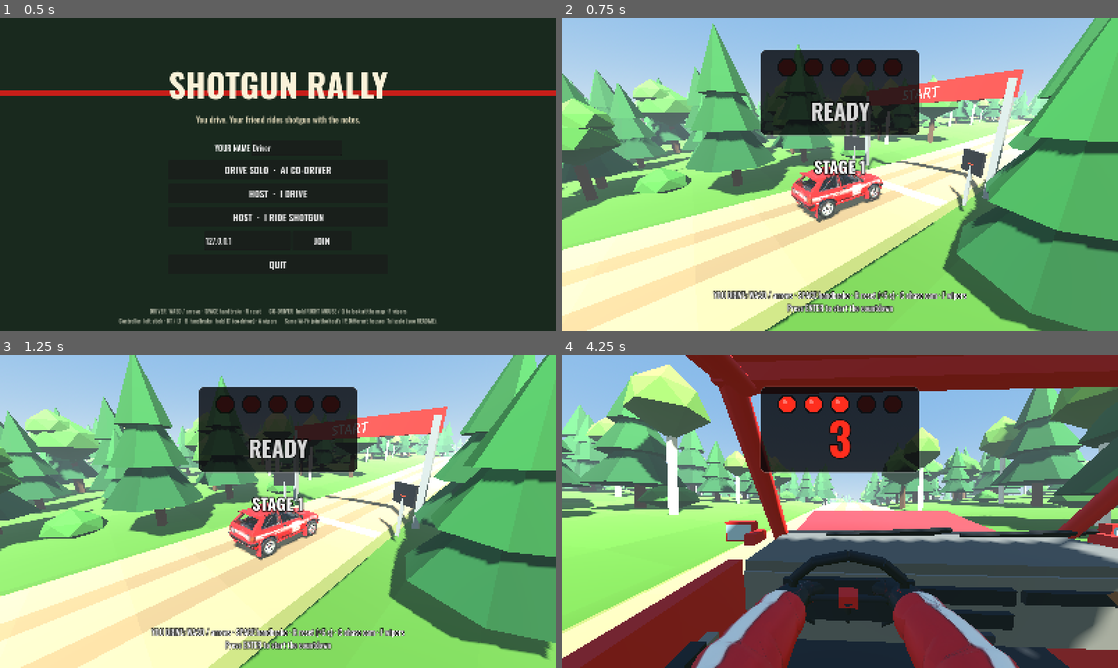
Above: before the commit, frames 1-4 (two rows, left to right).
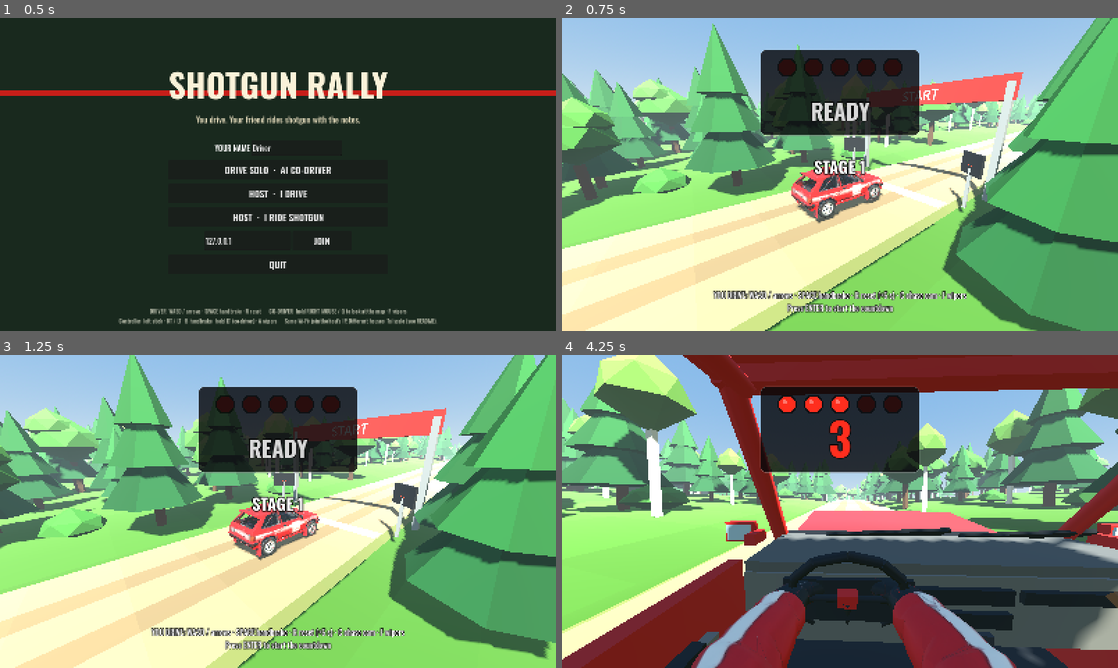
Above: after the commit, the same moments.

Repository: pbelfand-dot/Stock-multiplay-game
Game: Godot game, scene res://scenes/main.tscn
The game is run twice, just before and just after one commit, with the same random seed, the same clock (stepped at 60 frames per second) and the same inputs.
Inputs (mouse positions are in pixels of both pictures, inside the frame that each line leads up to):
- Up to frame 1 (0.5 s): no input
- Up to frame 2 (0.75 s): click "DRIVE SOLO · AI CO-DRIVER" at 0.5 s
- Up to frame 3 (1.25 s): no input
- Up to frame 4 (4.25 s): tap Enter (ready) at 1.25, 3.6 s; move the mouse to (867, 511) at 1.27 s; hold W (throttle) 1.28-2.03 s; hold Up from 1.28 s (still down); move the mouse to (812, 511) at 2.02 s; tap C (camera) at 2.1 s; tap W (throttle) at 2.3, 3.05, 3.8 s; move the mouse to (851, 505) at 2.77 s; hold Q (read_notes) 2.78-3.53 s; move the mouse to (834, 517) at 3.52 s

Frame 1 is identical in both runs. In frame 2, 6.0% of the frame differs, in the area x 0-100%, y 0-100%; in frame 3, 5.8%; in frame 4, 19%.

Commit message:
SHOTGUN RALLY: grippier car, no more bouncing (and stages a car can land)
"Make the steering grippier, I feel like I'm bouncing a lot." Measured with a
new tests/ride_check.gd (the autopilot drives a stage; RMS vertical
acceleration at the driver's eye, the hardest jolt): 8.5-11 m/s^2 RMS at the
eye, landings up to 25 g. Causes, each fixed:
- The road is flat 2 m panels; the suspension felt every joint on a hill
  (~9 Hz at 65 km/h). The tyre now has give: it passes steps in the ground on
  to the spring over ~35 ms.
- Dampers were 0.44 of critical, the same both ways: now 3000 bump / 4200
  rebound N/(m/s), so it settles instead of bouncing.
- The bump stop was a wall (8x the spring, 0.29 m in): now progressive and
  hydraulic from 0.24 m.
- Stages had 31 % grades with crests on top: a crest on a steep drop threw the
  car 7 m down onto the flat at 110 km/h. Grade now capped at 16 % (and
  smoothed), gentler hills, crests have a longer landing side (3x for jumps)
  and jumps a less sharp kicker. stage_check's slope limit: 0.45 -> 0.17.
- The camera snapped 5 cm down on any vertical jolt, up or down: now the head
  sits on a soft neck (spring-damper, ~3 Hz) and the landing shake is smaller.
- locate() jumped along the road in 2 m steps (it projected onto the wrong
  segment behind the nearest point), which jerked the autopilot's steering.

Ride: stage 3 8.6 -> 4.0 m/s^2 RMS, hardest 19.6 g -> 8.3 g; stage 7 6.4 -> 1.5;
stage 15 ~12 -> 3.2, hardest 25 g -> 4.4 g. Ride checks join run_all.sh.

Grip: gravel mu 0.95 -> 1.1, peak slip 0.17 -> 0.14 rad (sharper response),
steering builds faster on keys: full steering now 0.95-0.96 g (was 0.85),
lift-off turn-in 42 deg, handbrake turn 76 deg. Autopilot stage times
126-143 s with no resets (were 136-149 s with resets).

Co-Authored-By: Claude Opus 5.5 <noreply@anthropic.com>
Claude-Session: https://claude.ai/code/session_01NXYqac7qKp55iHA8gZ85EC

Diff:
--- a/shotgun-rally/scripts/stage/stage_gen.gd
+++ b/shotgun-rally/scripts/stage/stage_gen.gd
@@ -14,6 +14,7 @@
 ## Same seed -> same stage on every machine (host and co-driver build their own).
 
 const STEP := 2.0
+const MAX_GRADE := 0.16         # steepest the road gets (16 %)
 const ROAD_W := 5.6             # gravel width (m)
 const START_S := 40.0           # the car waits here (start line)
 const FINISH_BACK := 110.0      # flying finish this far before the end of the road
@@ -189,8 +190,8 @@
 
 func _make_elevation() -> void:
 	_hills = [
-		[_rng.randf_range(3.0, 7.0), _rng.randf_range(260, 480), _rng.randf() * TAU],
-		[_rng.randf_range(1.5, 3.5), _rng.randf_range(110, 200), _rng.randf() * TAU],
+		[_rng.randf_range(2.5, 5.0), _rng.randf_range(320, 520), _rng.randf() * TAU],
+		[_rng.randf_range(1.0, 2.2), _rng.randf_range(150, 240), _rng.randf() * TAU],
 	]
 	# crests every 180-380 m; on a long-enough straight some are JUMPS (sharper, taller)
 	crests.clear()
@@ -199,10 +200,28 @@
 		var straight := _straight_room(s)
 		var jump := straight > 70.0 and _rng.randf() < 0.45
 		crests.append({"s": s, "h": _rng.randf_range(1.6, 2.4) if jump else _rng.randf_range(1.0, 1.8),
-			"w": _rng.randf_range(9.0, 12.0) if jump else _rng.randf_range(16.0, 26.0), "jump": jump})
+			"w": _rng.randf_range(13.0, 17.0) if jump else _rng.randf_range(16.0, 26.0), "jump": jump})
 		s += _rng.randf_range(180.0, 380.0)
 	for i in pts.size():
 		pts[i].y = height_at(i * STEP)
+	_limit_grade()
+
+
+## No steeper than MAX_GRADE either way (a gravel road, not a ski jump: a crest on top
+## of a steep drop used to throw the car 7 m down onto the flat at 110 km/h), then
+## round the corners that leaves so the brows and dips stay smooth.
+func _limit_grade() -> void:
+	var step_max := MAX_GRADE * STEP
+	for i in range(1, pts.size()):
+		pts[i].y = clampf(pts[i].y, pts[i - 1].y - step_max, pts[i - 1].y + step_max)
+	for i in range(pts.size() - 2, -1, -1):
+		pts[i].y = clampf(pts[i].y, pts[i + 1].y - step_max, pts[i + 1].y + step_max)
+	for _pass in 3:
+		var ys := PackedFloat32Array()
+		for p in pts:
+			ys.append(p.y)
+		for i in range(1, pts.size() - 1):
+			pts[i].y = (ys[i - 1] + ys[i] * 2.0 + ys[i + 1]) * 0.25
 
 
 ## Elevation of the road at s (m): two rolling hills plus the crests, flat at the start and finish.
@@ -211,9 +230,13 @@
 	for hl in _hills:
 		y += hl[0] * sin(s / hl[1] * TAU + hl[2])
 	for c in crests:
-		var u: float = (s - c.s) / c.w
+		# a smooth bump, sharp enough to hide what's behind; its far side is longer and
+		# gentler (a landing slope: 3x for a jump), so you come down onto road going down
+		# with you, not into the dip after it
+		var back: float = c.w * (3.0 if c.jump else 1.6)
+		var u: float = (s - c.s) / (c.w if s < c.s else back)
 		if absf(u) < 1.0:
-			y += c.h * 0.5 * (1.0 + cos(u * PI))      # a smooth bump, sharp enough to hide what's behind
+			y += c.h * 0.5 * (1.0 + cos(u * PI))
 	var flat := smoothstep(0.0, 120.0, s) * smoothstep(length, finish_s - 20.0, s)
 	return y * flat
 
@@ -347,12 +370,21 @@
 		if d2 < best_d2:
 			best_d2 = d2
 			best = i
-	# project onto the segment best..best+1
+	# project onto the segment best..best+1, or best-1..best if the point is behind
+	# best (otherwise s sticks at best's value for a while: it moved in 2 m jerks)
 	var a := pts[best]
 	var b := pts[best + 1]
 	var ab := Vector2(b.x - a.x, b.z - a.z)
 	var ap := Vector2(p.x - a.x, p.z - a.z)
-	var t := clampf(ap.dot(ab) / maxf(ab.length_squared(), 1e-6), 0.0, 1.0)
+	var t := ap.dot(ab) / maxf(ab.length_squared(), 1e-6)
+	if t < 0.0 and best > 0:
+		best -= 1
+		a = pts[best]
+		b = pts[best + 1]
+		ab = Vector2(b.x - a.x, b.z - a.z)
+		ap = Vector2(p.x - a.x, p.z - a.z)
+		t = ap.dot(ab) / maxf(ab.length_squared(), 1e-6)
+	t = clampf(t, 0.0, 1.0)
 	var s := (best + t) * STEP
 	var side := right_at(s)
 	var on := a.lerp(b, t)
--- a/shotgun-rally/scripts/vehicle/rally_car.gd
+++ b/shotgun-rally/scripts/vehicle/rally_car.gd
@@ -38,8 +38,12 @@
 const REST := 0.36                 # spring travel (m)
 const RADIUS := 0.31               # tyre radius (m)
 const SPRING := 26000.0            # N/m per corner
-const DAMP := 2400.0               # N per m/s
-const BUMP_STOP := 0.29            # past this compression the bump stop takes over
+const DAMP := 3000.0               # N per m/s, the spring squashing (bump)
+const DAMP_REBOUND := 4200.0       # ... and stretching back (rebound): stiffer, so it settles instead of bouncing
+const BUMP_STOP := 0.24            # past this compression the (progressive, hydraulic) bump stop joins in
+const BUMP_RATE := 1.1e6           # N per m^2 past it: soft at first, firm deep in (lands jumps without a slam)
+const BUMP_DAMP := 5000.0          # N per m/s extra while on it, squashing (it soaks the landing up)
+const TYRE_GIVE := 0.035           # s: how quickly the tyre passes a step in the ground on to the spring
 const ANTI_ROLL_F := 7000.0        # N per m of left/right difference (more at the back: a car that turns)
 const ANTI_ROLL_R := 13000.0
 const CAR_MASS := 1150.0
@@ -53,15 +57,15 @@
 const DRAG := 0.46                 # N per (m/s)^2
 const ROLLING := 0.022             # rolling resistance, x the load
 const STEER_LOCK := 0.58           # front wheels at full lock (rad, 33 deg): parking speeds
-const STEER_RATE := 3.0            # how fast the front wheels can turn (rad/s, at the road)
-const KEY_ON := 4.5                # keys: steering builds this fast (full in ~0.2 s) ...
-const KEY_OFF := 7.0               # ... and comes back this fast
+const STEER_RATE := 4.0            # how fast the front wheels can turn (rad/s, at the road)
+const KEY_ON := 6.0                # keys: steering builds this fast (full in ~0.17 s) ...
+const KEY_OFF := 8.0               # ... and comes back this fast
 ## Tyres. Peak slip angle (rad) per surface: on loose gravel the tyre plows a
 ## little bank of stones, so it peaks later and fades more gently than on tarmac.
-const PEAK := {"gravel": 0.17, "dirt": 0.16, "grass": 0.19, "mud": 0.21, "tarmac": 0.105}
-const SLIP_PEAK := 0.17            # gravel (the autopilot and the HUD use it)
+const PEAK := {"gravel": 0.14, "dirt": 0.14, "grass": 0.17, "mud": 0.19, "tarmac": 0.1}
+const SLIP_PEAK := 0.14            # gravel (the autopilot and the HUD use it)
 const SHAPE_C := 1.35              # Magic Formula C: past the peak it fades slowly (94 % at 3x the peak, 85 % at most)
-const GRIP := {"gravel": 0.95, "dirt": 0.92, "grass": 0.62, "mud": 0.5, "tarmac": 1.15}
+const GRIP := {"gravel": 1.1, "dirt": 1.05, "grass": 0.7, "mud": 0.55, "tarmac": 1.25}
 const LOAD_SENS := 0.15            # mu drops 15 % per extra static load (a loaded tyre grips less per newton)
 const RELAX := 0.4                 # m: a tyre rolls this far before its side force catches up with a new slip angle
 const LOCKED_MU := 0.82            # a locked (handbraked) tyre slides at this much of its grip
@@ -271,7 +275,10 @@
 			hits.append({})
 			comp[k] = move_toward(comp[k], 0.0, dt * 2.0)
 			continue
-		var c: float = REST + RADIUS - mount.distance_to(h.position)
+		var raw: float = REST + RADIUS - mount.distance_to(h.position)
+		# the tyre's own give: it soaks up the little kinks in the road surface (the
+		# ground is flat panels; without this every joint is a jolt through the seat)
+		var c: float = raw if comp[k] <= 0.0 else lerpf(comp[k], raw, clampf(dt / TYRE_GIVE, 0.0, 1.0))
 		var surf: String = "gravel"
 		if h.collider and h.collider.has_meta("surface"):
 			surf = h.collider.get_meta("surface")
@@ -295,9 +302,10 @@
 			continue
 		var front: bool = WHEELS[k][2]
 		var mate := k ^ 1                                           # the other wheel on this axle
-		var fz: float = SPRING * h.c + DAMP * h.cv
+		var fz: float = SPRING * h.c + (DAMP if h.cv > 0.0 else DAMP_REBOUND) * h.cv
 		if h.c > BUMP_STOP:
-			fz += (h.c - BUMP_STOP) * SPRING * 8.0
+			var into: float = h.c - BUMP_STOP
+			fz += BUMP_RATE * into * into + (BUMP_DAMP * h.cv if h.cv > 0.0 else 0.0)
 		fz += (ANTI_ROLL_F if front else ANTI_ROLL_R) * (h.c - comp[mate]) if not hits[mate].is_empty() else 0.0
 		fz = maxf(fz, 0.0)
 		var n: Vector3 = h.n
--- a/shotgun-rally/scripts/vehicle/seat_cam.gd
+++ b/shotgun-rally/scripts/vehicle/seat_cam.gd
@@ -17,6 +17,8 @@
 const PITCH_MIN := -1.25
 const PITCH_MAX := 0.5
 const BOOK_LOOK := Vector2(0.06, -0.98)   # yaw, pitch that puts the map board in view
+const NECK_K := 380.0           # the neck's spring (1/s^2): ~3 Hz
+const NECK_C := 30.0            # ... and damping: it settles in a bob or two
 
 var car
 var seat := "driver"
@@ -33,6 +35,7 @@
 var _bump := 0.0
 var _orbit := 0.6               # rad around the car
 var _buzz_t := 0.0
+var _neck_v := 0.0
 var _chase_pos := Vector3.ZERO
 var _chase_ready := false
 
@@ -86,13 +89,19 @@
 	var look_yaw := lerpf(yaw, BOOK_LOOK.x, b)
 	var look_pitch := lerpf(pitch, BOOK_LOOK.y, b)
 
-	# g-forces: the head lags the car (car-local acceleration -> lean the other way)
+	# g-forces: the head lags the car (car-local acceleration -> lean the other way).
+	# Up and down it's a head on a neck: a soft spring that soaks up the hits and
+	# settles (it used to snap the view down on every jolt, which read as bouncing)
 	var xf: Transform3D = car.get_global_transform_interpolated()
-	var target := Vector3(-_acc_local.x * 0.0035, -absf(_acc_local.y) * 0.001, -_acc_local.z * 0.004)
-	target = target.clamp(Vector3(-0.07, -0.05, -0.07), Vector3(0.07, 0.03, 0.07))
-	_lean = _lean.lerp(target, clampf(dt * 8.0, 0.0, 1.0))
+	var target := Vector3(-_acc_local.x * 0.0035, 0.0, -_acc_local.z * 0.004)
+	target = target.clamp(Vector3(-0.07, 0.0, -0.07), Vector3(0.07, 0.0, 0.07))
+	_lean.x = lerpf(_lean.x, target.x, clampf(dt * 8.0, 0.0, 1.0))
+	_lean.z = lerpf(_lean.z, target.z, clampf(dt * 8.0, 0.0, 1.0))
+	var push := clampf(_acc_local.y, -40.0, 40.0) * 0.6        # how hard the seat moves under you
+	_neck_v += (-NECK_K * _lean.y - NECK_C * _neck_v - push) * dt
+	_lean.y = clampf(_lean.y + _neck_v * dt, -0.035, 0.025)
 	_bump = move_toward(_bump, 0.0, dt * 0.6)
-	var shake := Vector3(randf_range(-1, 1), randf_range(-1, 1), 0.0) * _bump * 0.02
+	var shake := Vector3(randf_range(-1, 1), randf_range(-1, 1), 0.0) * _bump * 0.008
 	# the gravel through the seat: a fine buzz that grows with speed (more off the road),
 	# and the view opens up a little when you're quick
 	var spd: float = car.linear_velocity.length()
--- /dev/null
+++ b/shotgun-rally/tests/ride_check.gd
@@ -0,0 +1,119 @@
+extends SceneTree
+## How much the car bounces: the autopilot drives a stage and this measures the
+## body's vertical motion (what you feel in the seat) after the first 5 s:
+##   * RMS vertical acceleration of the body (m/s^2) and of the driver's eye
+##   * RMS pitch and roll rate (deg/s)
+##   * the hardest single jolt (a landing), and how often it bounces up / down
+## (only while it's moving on the road: off the road is meant to be rough, a beached
+## car is put back on the road, like R, and the two seconds after that don't count)
+## Run: godot --headless --fixed-fps 60 --path . -s tests/ride_check.gd -- --seed=3 [--secs=40]
+## Prints [ride] lines; fails if the ride is rougher than the limits below.
+
+const MAX_EYE_ACC := 4.5        # m/s^2 RMS at the driver's eye (before the rework: 8.5-11)
+const MAX_JOLT := 95.0          # m/s^2: the hardest single hit (a jump landing); it was ~250 (25 g)
+
+var StageGen
+var StageBuilder
+var RallyCar
+var Autopilot
+var st
+var car
+var ap
+var t := 0.0
+var hint := -1
+var secs := 40.0
+var _prev_v := Vector3.ZERO
+var _prev_eye_v := 0.0
+var _prev_eye := Vector3.ZERO
+var _n := 0
+var _acc2 := 0.0
+var _eye2 := 0.0
+var _pitch2 := 0.0
+var _roll2 := 0.0
+var _flips := 0
+var _last_sign := 0.0
+var _air := 0
+var _stop := 0
+var _hf2 := 0.0
+var _lp_acc := 0.0
+var _stuck := 0.0
+var _since_reset := 99.0
+var _peak := 0.0
+
+
+func _initialize() -> void:
+	StageGen = load("res://scripts/stage/stage_gen.gd")
+	StageBuilder = load("res://scripts/stage/stage_builder.gd")
+	RallyCar = load("res://scripts/vehicle/rally_car.gd")
+	Autopilot = load("res://scripts/vehicle/autopilot.gd")
+	var seed_value := 3
+	for a in OS.get_cmdline_user_args():
+		if a.begins_with("--seed="):
+			seed_value = int(a.split("=")[1])
+		if a.begins_with("--secs="):
+			secs = float(a.split("=")[1])
+	st = StageGen.new()
+	st.generate(seed_value)
+	var b = StageBuilder.new()
+	root.add_child(b)
+	b.build(st)
+	car = RallyCar.new()
+	root.add_child(car)
+	car.place(st.world_at(st.START_S - 4.0, 0.0), st.heading_at(st.START_S))
+	ap = Autopilot.new(st)
+
+
+func _physics_process(dt: float) -> bool:
+	t += dt
+	var at: Dictionary = st.locate(car.global_position, hint)
+	hint = at.i
+	car.inp = ap.drive(car, at.s, at.d) if t > 1.0 else {"steer": 0.0, "throttle": 0.0, "brake": 0.0, "handbrake": false}
+	# stuck (beached, spun): put it back on the road like R does, and don't count the
+	# next 2 s (a dropped-in car isn't the ride)
+	_since_reset += dt
+	_stuck = _stuck + dt if car.linear_velocity.length() < 1.0 and t > 3.0 else 0.0
+	if _stuck > 3.0:
+		_stuck = 0.0
+		_since_reset = 0.0
+		car.place(st.world_at(at.s + 5.0, 0.0), st.heading_at(at.s + 5.0))
+	var v: Vector3 = car.linear_velocity
+	var acc := (v - _prev_v) / dt
+	_prev_v = v
+	var eye: Vector3 = car.global_transform * Vector3(-0.37, 0.6, 0.26)
+	var eye_v := (eye.y - _prev_eye.y) / dt
+	var eye_acc := (eye_v - _prev_eye_v) / dt
+	_prev_eye = eye
+	_prev_eye_v = eye_v
+	if t > 5.0 and _since_reset > 2.0 and car.speed > 5.0 and absf(at.d) < 3.2:
+		_peak = maxf(_peak, absf(acc.y))
+		var w_local: Vector3 = car.global_transform.basis.inverse() * car.angular_velocity
+		_n += 1
+		_acc2 += acc.y * acc.y
+		_eye2 += eye_acc * eye_acc
+		_pitch2 += pow(rad_to_deg(w_local.x), 2)
+		_roll2 += pow(rad_to_deg(w_local.z), 2)
+		var sgn := signf(v.y) if absf(v.y) > 0.05 else _last_sign
+		if sgn != _last_sign and _last_sign != 0.0:
+			_flips += 1
+		_last_sign = sgn
+		if car.grounded < 4:
+			_air += 1
+		for c in car.comp:
+			if c > car.BUMP_STOP:
+				_stop += 1
+				break
+		_lp_acc = lerpf(_lp_acc, acc.y, 0.15)       # ~1.5 Hz low-pass: what's left is the buzz
+		_hf2 += pow(acc.y - _lp_acc, 2)
+	if t > 5.0 + secs:
+		var n := float(maxi(_n, 1))
+		var eye_rms := sqrt(_eye2 / n)
+		var hz := _flips / 2.0 / secs
+		print("[ride] body vertical %.2f m/s^2 RMS, eye %.2f m/s^2 RMS, pitch %.1f deg/s, roll %.1f deg/s, bounce %.2f Hz (%.0f km/h avg)" % [
+			sqrt(_acc2 / n), eye_rms, sqrt(_pitch2 / n), sqrt(_roll2 / n), hz, at.s / t * 3.6])
+		print("[ride] fast shaking (> ~2 Hz) %.2f m/s^2 RMS, a wheel off the ground %.0f %% of the time, on a bump stop %.0f %%, hardest jolt %.0f m/s^2 (%.1f g)" % [
+			sqrt(_hf2 / n), 100.0 * _air / n, 100.0 * _stop / n, _peak, _peak / 9.8])
+		var ok := eye_rms < MAX_EYE_ACC and _peak < MAX_JOLT
+		print("[ride] %s" % ("RIDE OK" if ok else "RIDE FAIL (eye < %.1f m/s^2 RMS, hardest jolt < %.0f m/s^2)" % [MAX_EYE_ACC, MAX_JOLT]))
+		quit(0 if ok else 1)
+		return true
+	return false
--- a/shotgun-rally/tests/stage_check.gd
+++ b/shotgun-rally/tests/stage_check.gd
@@ -34,7 +34,7 @@
 		var max_slope := 0.0
 		for i in range(1, st.pts.size()):
 			max_slope = maxf(max_slope, absf(st.pts[i].y - st.pts[i - 1].y) / st.STEP)
-		if max_slope > 0.45:
+		if max_slope > 0.17:
 			fails += _fail("seed %d: slope %.2f" % [seed_value, max_slope])
 		var notes: Array = Notes.build(st)
 		var corner_notes := 0
Not shown, changed: shotgun-rally/tests/run_all.sh
